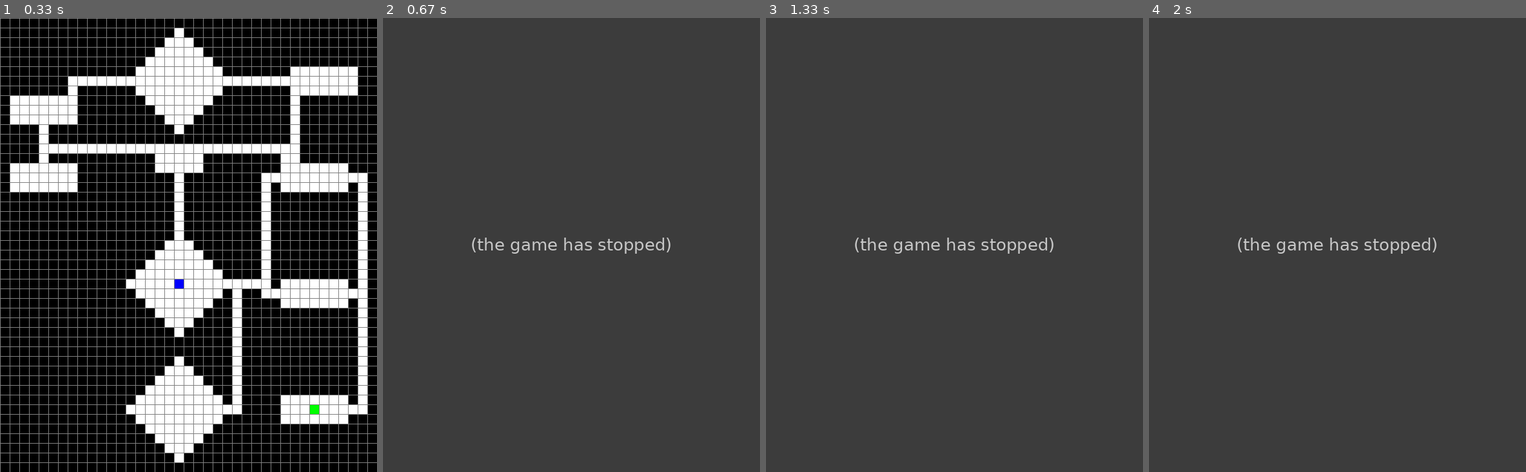
Above: before the commit, frames 1-4 (left to right).
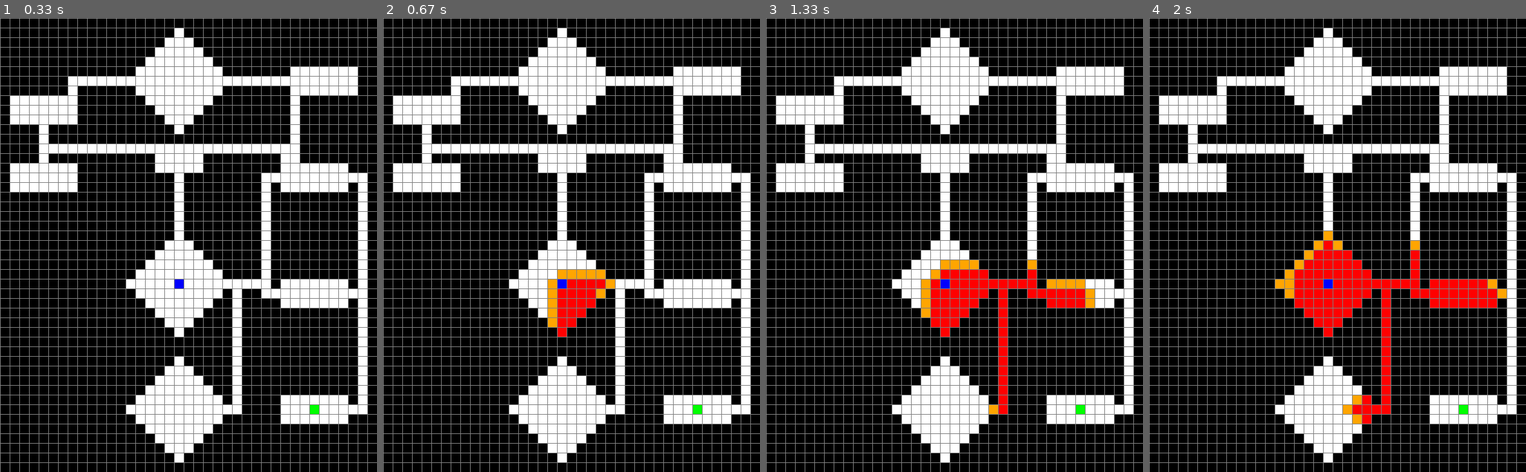
Above: after the commit, the same moments.

Repository: lenhoy/Astar
Game: pygame game, started from astar_code/AstarPygame.py
Two runs of this game, one before a commit and one after it. Both use one fixed random seed, a clock stepped at 60 frames per second and the inputs below.
Inputs:
- Up to frame 1 (0.33 s): no input
- Up to frame 2 (0.67 s): tap Space at 0.33 s
- Up to frame 3 (1.33 s): no input
- Up to frame 4 (2 s): no input

Frame 1 is identical in both runs. In frame 2, 100% of the frame differs, in the area x 0-100%, y 0-100%; in frame 3, 100%; in frame 4, 100%.
Error before the commit: TypeError: Node.update_neighbours() missing 1 required positional argument: 'grid' (AstarPyg...; the game stopped at 0.33 s (later frames are placeholders)

Commit message:
working visual without path

Diff:
--- a/astar_code/AstarPygame.py
+++ b/astar_code/AstarPygame.py
@@ -68,27 +68,27 @@
             start_pos = [27, 18]
             goal_pos = [40, 32]
             end_goal_pos = goal_pos
-            path_to_map = 'Samfundet_map_1.csv'
+            path_to_map = 'astar_code/Samfundet_map_1.csv'
         elif task == 2:
             start_pos = [40, 32]
             goal_pos = [8, 5]
             end_goal_pos = goal_pos
-            path_to_map = 'Samfundet_map_1.csv'
+            path_to_map = 'astar_code/Samfundet_map_1.csv'
         elif task == 3:
             start_pos = [28, 32]
             goal_pos = [6, 32]
             end_goal_pos = goal_pos
-            path_to_map = 'Samfundet_map_2.csv'
+            path_to_map = 'astar_code/Samfundet_map_2.csv'
         elif task == 4:
             start_pos = [28, 32]
             goal_pos = [6, 32]
             end_goal_pos = goal_pos
-            path_to_map = 'Samfundet_map_Edgar_full.csv'
+            path_to_map = 'astar_code/Samfundet_map_Edgar_full.csv'
         elif task == 5:
             start_pos = [14, 18]
             goal_pos = [6, 36]
             end_goal_pos = [6, 7]
-            path_to_map = 'Samfundet_map_2.csv'
+            path_to_map = 'astar_code/Samfundet_map_2.csv'
 
         return start_pos, goal_pos, end_goal_pos, path_to_map
 
@@ -209,16 +209,31 @@
 
 
 def Astar(draw, grid, start, goal):
+    """Runs the Astar algorithm, updates the nodes and draws them
+
+    Args:
+        draw (func): the draw function
+        grid (Array[[node]]): The grid of nodes
+        start (int,int): Coordinate touple
+        goal (int,int): Coordinate touple
+
+    Returns:
+        Bool: False if no solution found
+    """
+
+    startNode = grid[start[0]][start[1]] # Gets the start node
+    goalNode = grid[goal[0]][goal[1]] # Gets the goal node
+
     count = 0
     open_set = PriorityQueue()
-    open_set.put((0, count, start))
+    open_set.put((0, count, startNode))
     came_from = {}
     g_score = {node: float("inf") for row in grid for node in row}
-    g_score[start] = 0
+    g_score[startNode] = 0
     f_score = {node: float("inf") for row in grid for node in row}
-    f_score[start] = h(start.get_pos(), goal.get_pos())
-
-    open_set_hash = {start}  # check if the item is in the Priority Queue
+    f_score[startNode] = h(startNode.get_pos(), goalNode.get_pos())
+
+    open_set_hash = {startNode}  # check if the item is in the Priority Queue
 
     while not open_set.empty():
         for event in pygame.event.get():
@@ -231,7 +246,8 @@
         # make sure we don't have any duplicates
         open_set_hash.remove(current)
 
-        if current == goal:
+        if current == goalNode:
+            current.make_goal()
             return True
 
         for neighbour in current.neighbours:
@@ -242,7 +258,7 @@
                 came_from[neighbour] = current
                 g_score[neighbour] = temp_g_score
                 f_score[neighbour] = temp_g_score + \
-                    h(neighbour.get_pos(), goal.get_pos())
+                    h(neighbour.get_pos(), goalNode.get_pos())
                 if neighbour not in open_set_hash:
                     count += 1
                     open_set.put((f_score[neighbour], count, neighbour))
@@ -251,7 +267,7 @@
 
         draw()
 
-        if current != start:
+        if current != startNode:
             current.make_interior()
 
     return False                # did not find a path
@@ -397,25 +413,6 @@
     x2, y2 = p2
     return abs(x1 - x2) + abs(y1 - y2)
 
-# The actual algorithm
-
-
-def Astar(Map):
-
-    # import Heapq - priority queue
-
-    # Naboer
-
-    # Get start point
-    # Liste for frontier
-    # Markere ting som visited
-    # beregne f score og gscore
-    # Huske "parent", hvor vi kom fra - trengs for å lage path tilslutt
-    # Finne ut hvordan man kan finne naboen til pos i mappet
-
-    return
-
-
 def main(win, WIDTH, HEIGHT, map):
 
     ROWS = map.get_rows()
@@ -487,8 +484,12 @@
                     # start algorithm on space key
                     for row in grid:
                         for node in row:
-                            node.update_neighbours()
-                    Astar(lambda: draw(win, grid, ROWS, width), grid, start, goal)
+                            node.update_neighbours(grid)
+                    Astar(lambda: draw(win, grid, ROWS, COLS, WIDTH, HEIGHT), grid, start, goal)
+
+
+                if event.key == pygame.K_r:
+                    grid = color_nodes(grid, map)
 
     pygame.quit()
 
